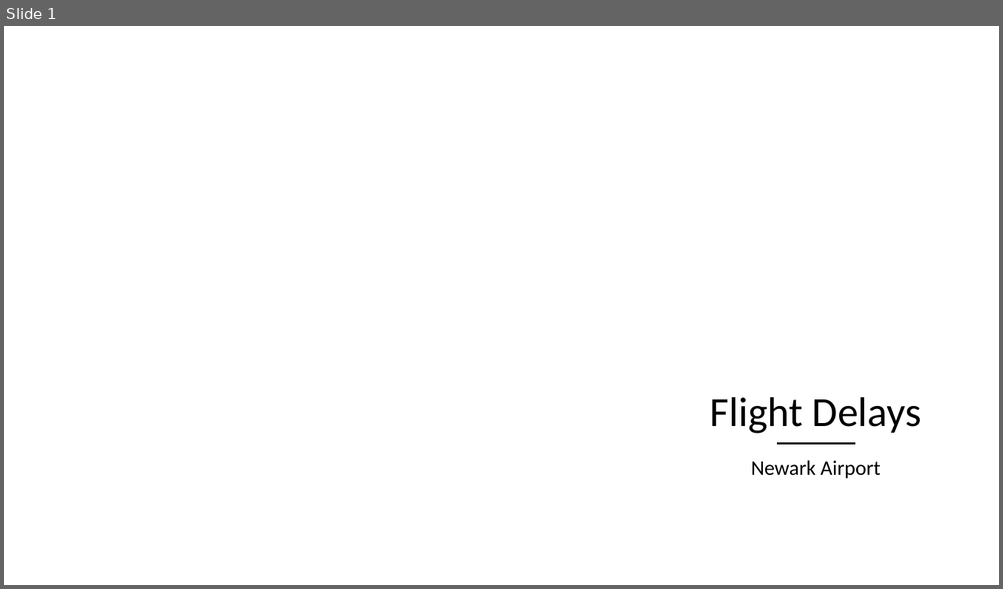
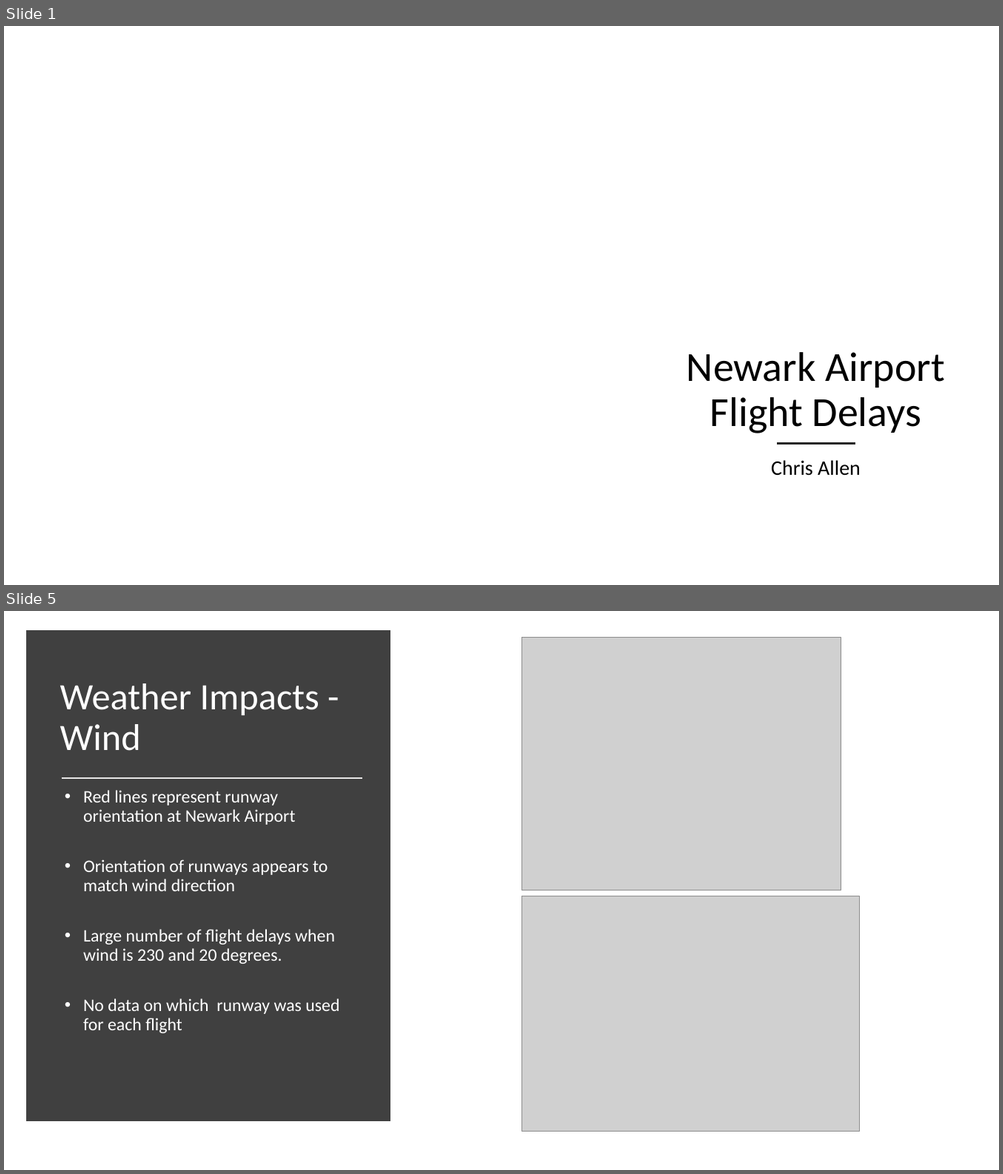
Before and after one commit to c-a11en/codeclan_final_project, a slide deck: Flight Delays Presentation.pptx. Shown one above the other, each under a label of ours: slide 1 before the commit, slides 1 and 5 after it; the slides between them are not shown. The pictures are 1003x589 and 1003x1174 pixels, drawn with LibreOffice and Linux fonts; fonts in the diff are those of the drawing; grey boxes stand for pictures; background and template pictures are left out. Boxes give left, top, right and bottom in pixels: in the first picture for what was removed or moved away, otherwise in the second. Text is boxed around its words. In the diff, an @@ line names an element or a change of style, - is before the commit and + after.

```diff
--- a/Flight Delays Presentation.pptx
+++ b/Flight Delays Presentation.pptx
@@ slide 5 added at bbox=[4, 611, 999, 1170], background #FFFFFF @@
@@ rectangle added at bbox=[31, 635, 385, 1117], fill #404040, outline #404040 10 pt @@
@@ picture added at bbox=[522, 637, 841, 891] @@
@@ title added at bbox=[60, 684, 319, 751], 36 pt, text #FFFFFF @@
+Weather Impacts - Wind
@@ line added from (62, 778) to (362, 778), #E7E6E6 1.75 pt @@
@@ text added at bbox=[83, 790, 339, 1034], 17 pt, text #FFFFFF @@
+• Red lines represent runway orientation at Newark Airport
+• Orientation of runways appears to match wind direction
+• Large number of flight delays when wind is 230 and 20 degrees.
+• No data on which runway was used for each flight
@@ picture added at bbox=[522, 897, 859, 1132] @@
@@ slide 1 changed as well @@
@@ title at bbox=[686, 352, 945, 434]: text changed @@
-Flight Delays
+Newark Airport
+Flight Delays
@@ subtitle at bbox=[771, 460, 860, 476]: text changed @@
-Newark Airport
+Chris Allen
```
Also in this commit, not shown: 9 other slides changed, 1 other slide added, 1 slide removed.
